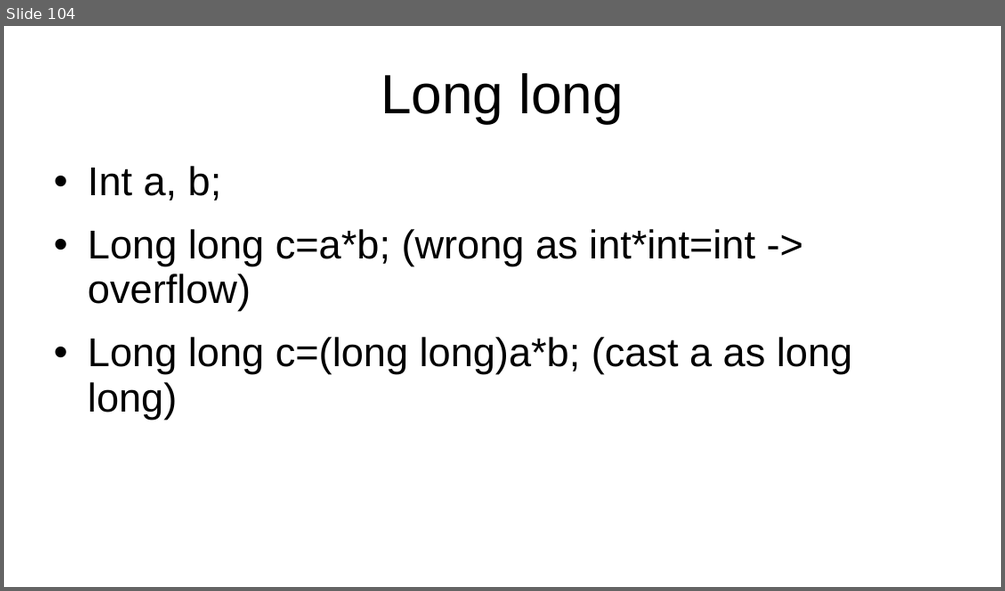
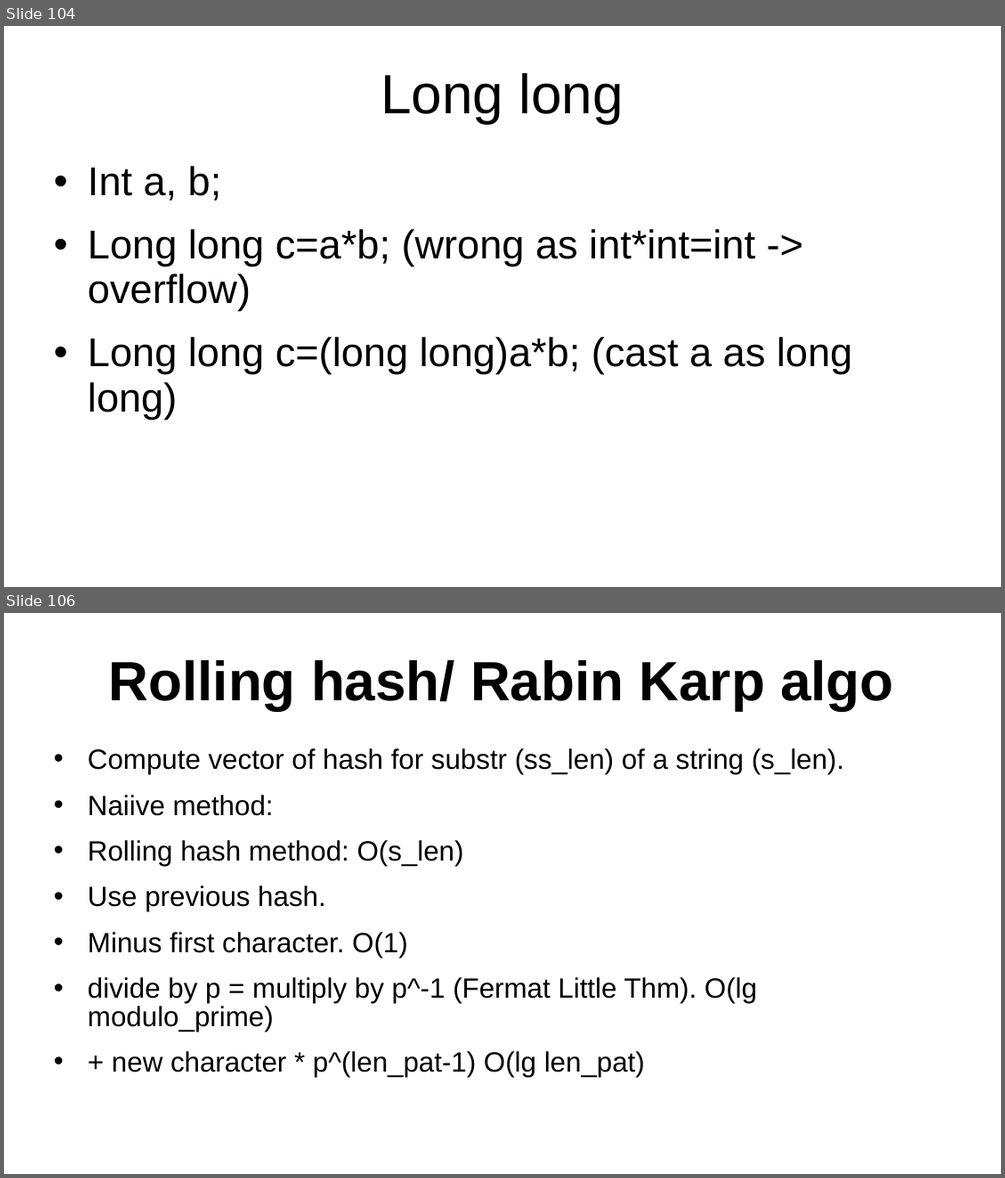
Before and after one commit to kindaichinisan/CompetitiveProgramming, a slide deck: MyCode/competitive_programming.ppt. Shown one above the other, each under a label of ours: slide 104 before the commit, slides 104 and 106 after it; the slides between them are not shown. The pictures are 1005x591 and 1005x1178 pixels, drawn with LibreOffice and Linux fonts; fonts in the diff are those of the drawing. Boxes give left, top, right and bottom in pixels: in the first picture for what was removed or moved away, otherwise in the second. Text is boxed around its words. In the diff, an @@ line names an element or a change of style, - is before the commit and + after.

```diff
--- a/MyCode/competitive_programming.ppt
+++ b/MyCode/competitive_programming.ppt
@@ slide 106 added at bbox=[4, 613, 1001, 1174], background #FFFFFF @@
@@ title added at bbox=[109, 660, 893, 710], 44 pt, text #000000, bold @@
+Rolling hash/ Rabin Karp algo
@@ text added at bbox=[88, 748, 844, 1077], 22.2 pt, text #000000 @@
+• Compute vector of hash for substr (ss_len) of a string (s_len).
+• Naiive method:
+• Rolling hash method: O(s_len)
+• Use previous hash.
+• Minus first character. O(1)
+• divide by p = multiply by p^-1 (Fermat Little Thm). O(lg modulo_prime)
+• + new character * p^(len_pat-1) O(lg len_pat)
```
Also in this commit, not shown: 5 other slides added, 2 other files.
